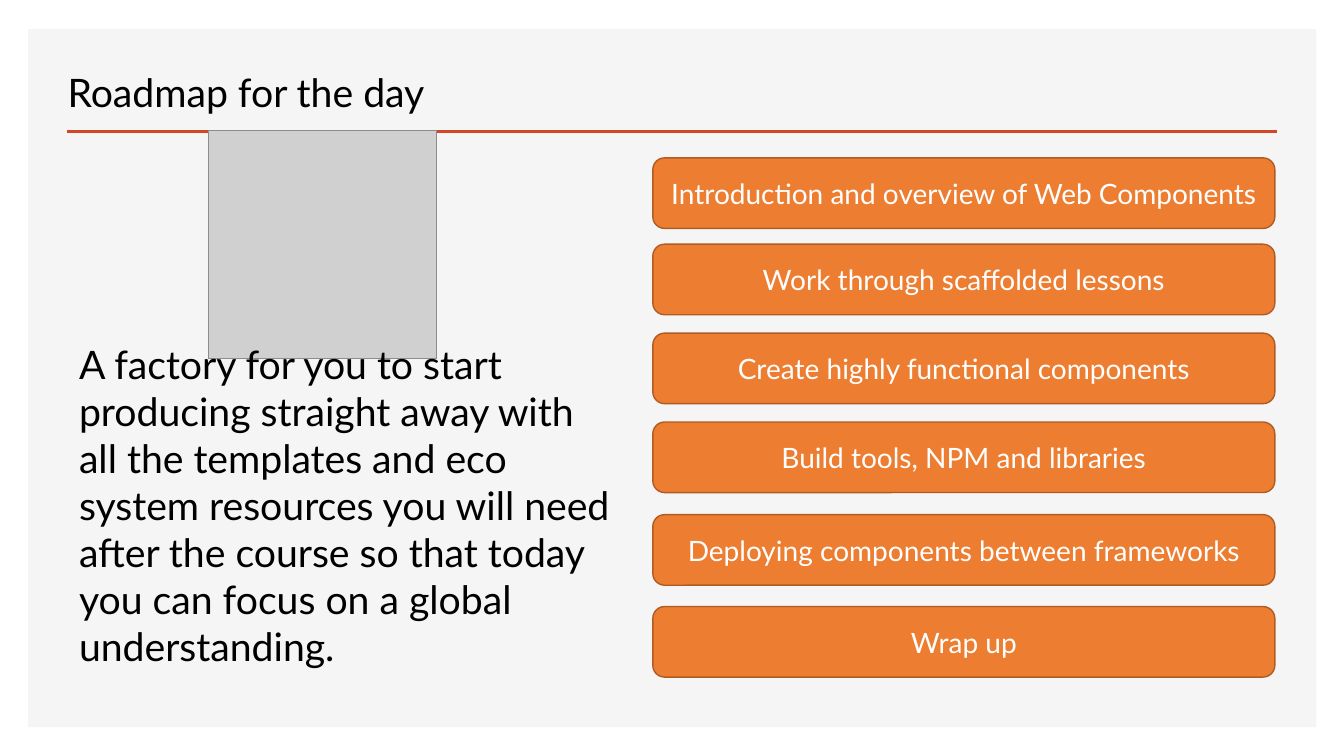
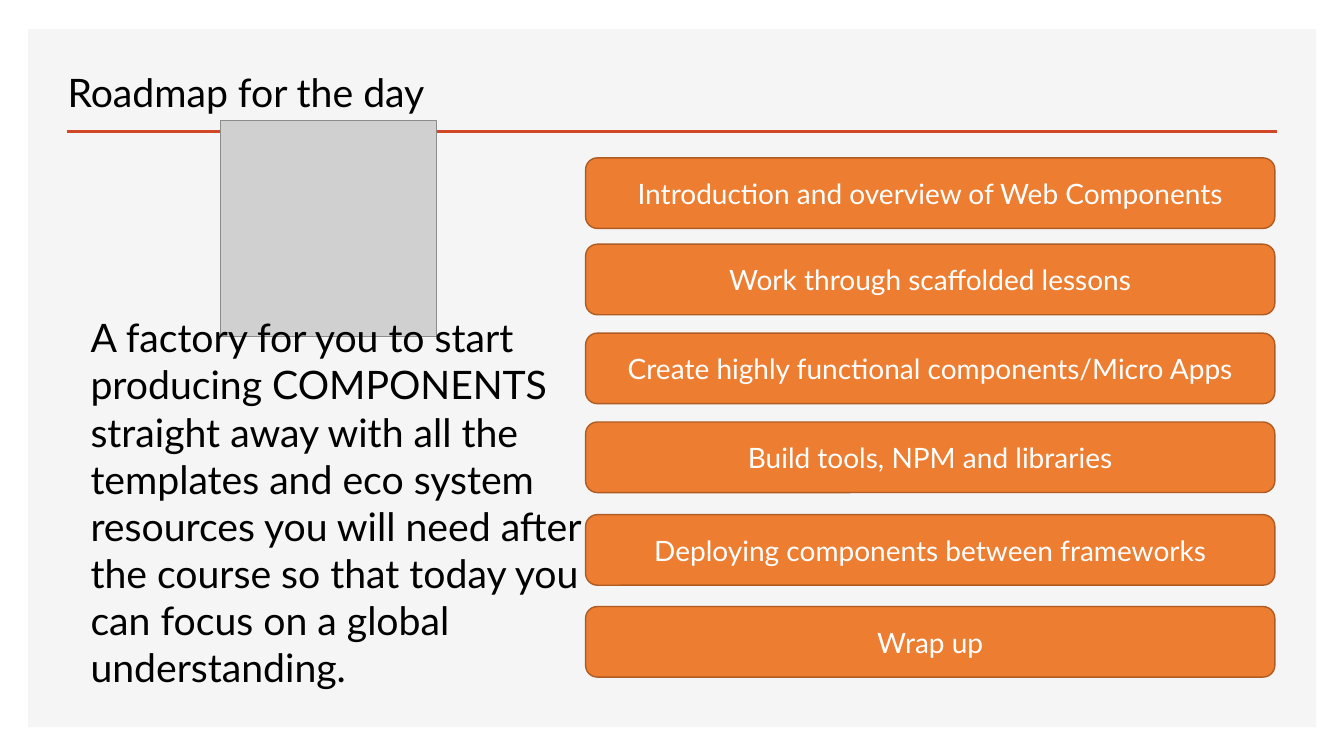
Before and after one commit to Python-Test-Engineer/web-components-v1, a slide deck: slide 7 of SLIDES/ndc-web-components.pptx. Drawn at 1344x756 pixels with LibreOffice and Linux fonts; fonts in the diff are those of the drawing; grey boxes stand for pictures. Boxes give left, top, right and bottom in pixels: in the first picture for what was removed or moved away, otherwise in the second. Text is boxed around its words. In the diff, an @@ line names an element or a change of style, - is before the commit and + after.

```diff
--- a/SLIDES/ndc-web-components.pptx
+++ b/SLIDES/ndc-web-components.pptx
@@ picture: place and size @@
-picture at box(209, 130, 437, 358)
+picture at box(220, 120, 437, 337)
@@ rounded rectangle "Introduction and overview of Web ...": place and size @@
-rounded rectangle "Introduction and overview of Web ..." at box(653, 158, 1275, 229)
+rounded rectangle "Introduction and overview of Web ..." at box(586, 158, 1275, 229)
@@ rounded rectangle "Work through scaffolded lessons": place and size @@
-rounded rectangle "Work through scaffolded lessons" at box(653, 244, 1275, 315)
+rounded rectangle "Work through scaffolded lessons" at box(586, 244, 1275, 315)
@@ text at box(91, 318, 582, 689): text changed @@
-A factory for you to start producing straight away with all the templates and eco system resources you will need after the course so that today you can focus on a global understanding.
+A factory for you to start producing COMPONENTS straight away with all the templates and eco system resources you will need after the course so that today you can focus on a global understanding.
@@ rounded rectangle "Create highly functional components/Micro Apps": place and size @@
-rounded rectangle "Create highly functional components/Micro Apps" at box(653, 334, 1275, 404)
+rounded rectangle "Create highly functional components/Micro Apps" at box(586, 334, 1275, 404)
@@ text in rounded rectangle at box(628, 358, 1233, 384): text changed @@
-Create highly functional components
+Create highly functional components/Micro Apps
@@ rounded rectangle "Build tools, NPM and libraries": place and size @@
-rounded rectangle "Build tools, NPM and libraries" at box(653, 422, 1275, 493)
+rounded rectangle "Build tools, NPM and libraries" at box(586, 422, 1275, 493)
@@ rounded rectangle "Deploying components between frameworks": place and size @@
-rounded rectangle "Deploying components between frameworks" at box(653, 515, 1275, 586)
+rounded rectangle "Deploying components between frameworks" at box(586, 515, 1275, 586)
@@ rounded rectangle "Wrap up": place and size @@
-rounded rectangle "Wrap up" at box(653, 607, 1275, 678)
+rounded rectangle "Wrap up" at box(586, 607, 1275, 678)
```
Also in this commit, not shown: 5 other slides changed, 7 other files.
